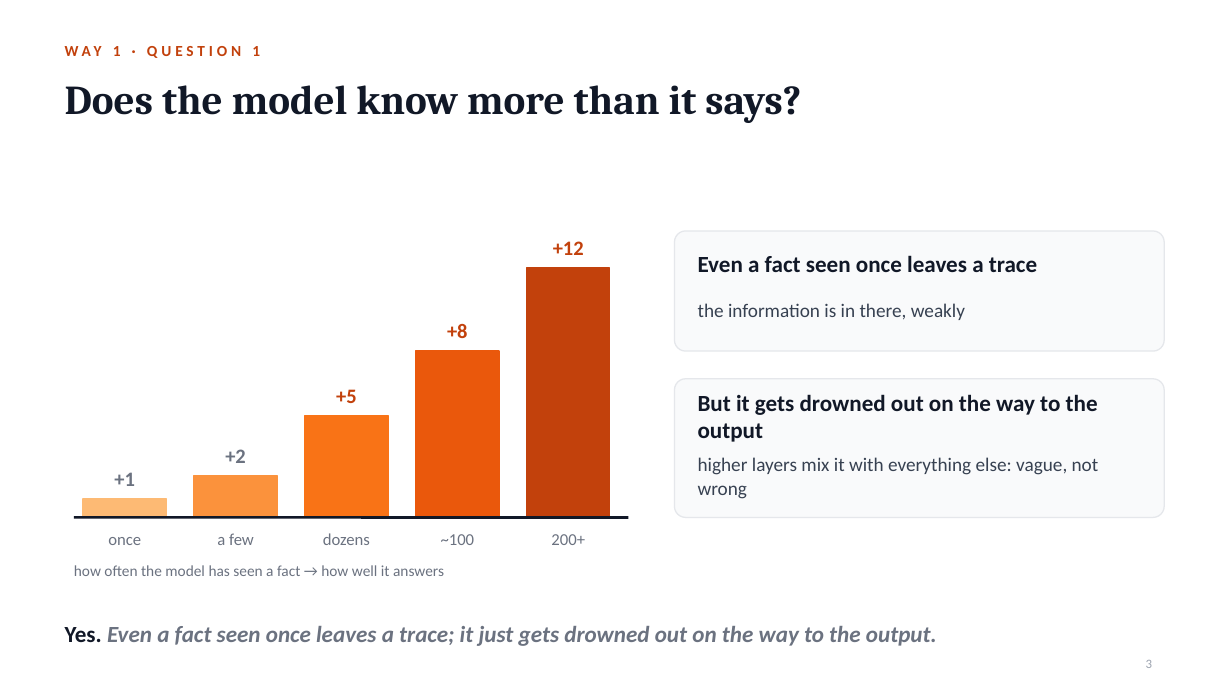
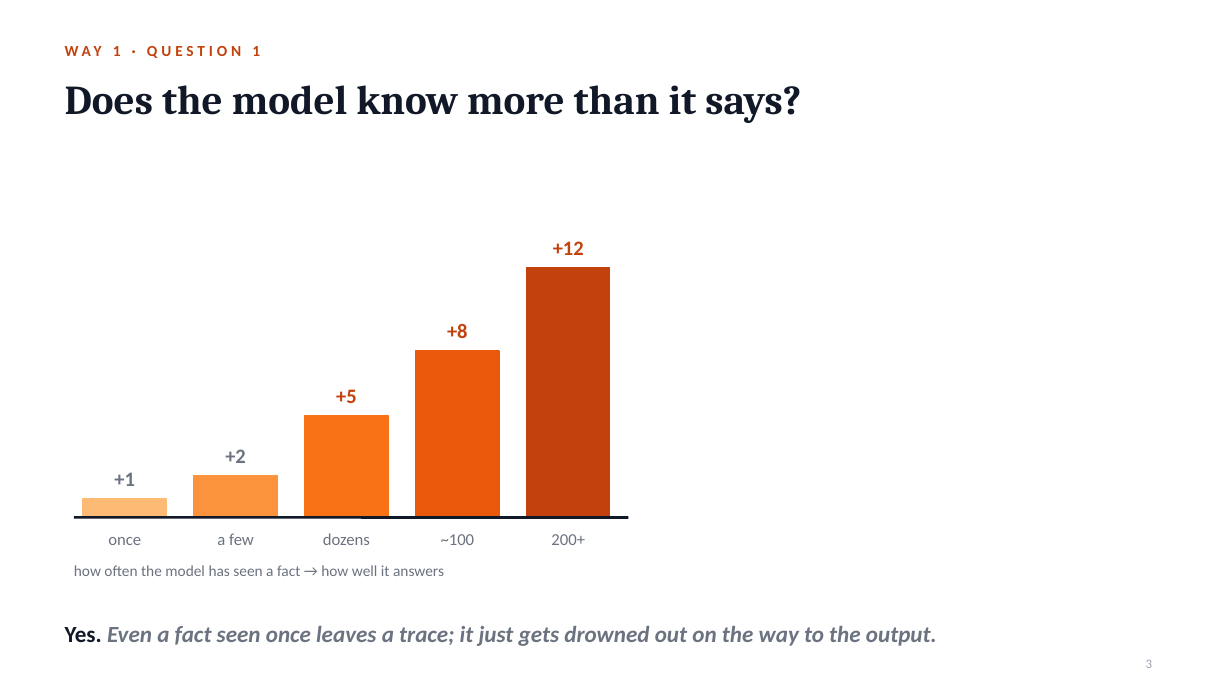
Before and after one commit to notagit3650/Claude_expo_repo_36501, a slide deck: slide 3 of slides/Retrain_or_teach.pptx. Drawn at 1232x693 pixels with LibreOffice and Linux fonts; fonts in the diff are those of the drawing. Boxes give left, top, right and bottom in pixels: in the first picture for what was removed or moved away, otherwise in the second. Text is boxed around its words. In the diff, an @@ line names an element or a change of style, - is before the commit and + after.

```diff
--- a/slides/Retrain_or_teach.pptx
+++ b/slides/Retrain_or_teach.pptx
@@ rounded rectangle removed at bbox=[675, 231, 1165, 351] @@
@@ text removed at bbox=[698, 255, 1037, 272] @@
-Even a fact seen once leaves a trace
@@ text removed at bbox=[698, 303, 965, 320] @@
-the information is in there, weakly
@@ rounded rectangle removed at bbox=[675, 379, 1165, 518] @@
@@ text removed at bbox=[698, 394, 1098, 442] @@
-But it gets drowned out on the way to the output
@@ text removed at bbox=[698, 457, 1099, 499] @@
-higher layers mix it with everything else: vague, not wrong
```
Also in this commit, not shown: 7 other slides changed, 2 slides removed, 2 other files.
